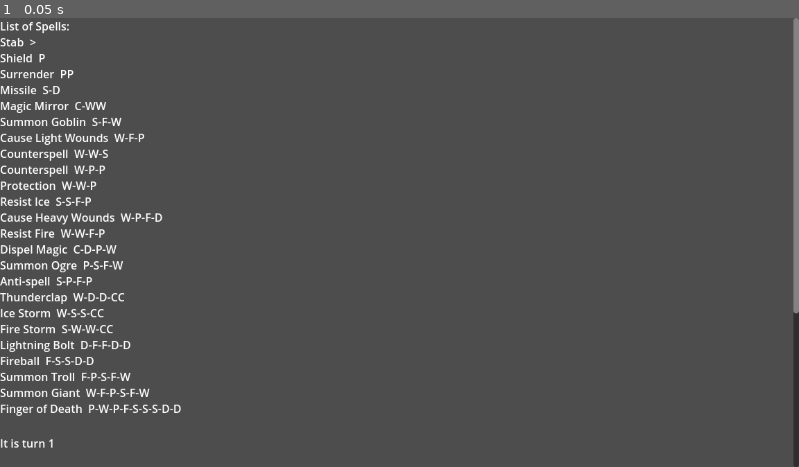
Above: before the commit, frame 1.
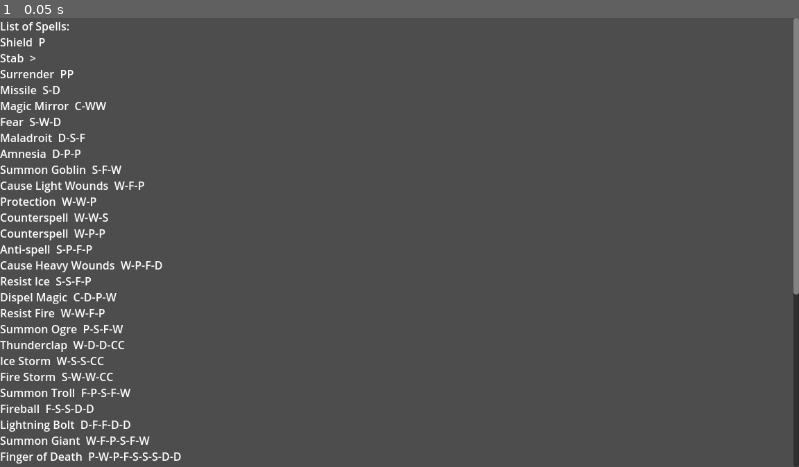
Above: after the commit, the same moment.

Repository: snhumphr/Wizard-Duels
Game: Godot game, scene res://game.tscn
The game is run twice, just before and just after one commit, with the same random seed, the same clock (stepped at 60 frames per second) and the same inputs.
Inputs:
- Up to frame 1 (0.05 s): no input

The runs differ from the first frame. In frame 1, 4.0% of the frame differs, in the area x 0-100%, y 4-100%.

Commit message:
Added the three basic hexes(so far unimplemented) and made it so that a hexed monster can't attack

Diff:
--- a/Game.gd
+++ b/Game.gd
@@ -420,8 +420,15 @@
 				for effect in target.effects:
 					if effect[0].shield:
 						shield = true
-				#TODO: make it so that a hexed monster also fails to attack
-				if shield:
+
+				var hexed = false
+				for effect in entity.effects:
+					if effect[0].hex:
+						hexed = true
+
+				if hexed:
+					turnLogQueue.append(entity.name + " tries to attack " + target_name + ", but " + entity.pronouns[2] + "  hex prevents " + entity.pronouns[1])
+				elif shield:
 					turnLogQueue.append(entity.name + " attacks " + target_name + ", but " + target.pronouns[2] + " shield protects " + target.pronouns[1] + "!")
 				else:
 					turnLogQueue.append(entity.name + " attacks " + target_name + " for "+ str(entity.max_hp) + " damage.")
--- /dev/null
+++ b/resources/effects/amnesia.tres
@@ -0,0 +1,28 @@
+[gd_resource type="Resource" script_class="Effect" load_steps=2 format=3 uid="uid://c68qn2fbe3v45"]
+
+[ext_resource type="Script" path="res://effect.gd" id="1_mjqg6"]
+
+[resource]
+script = ExtResource("1_mjqg6")
+name = "Amnesia"
+is_silent = false
+permanent = false
+shield = false
+counterspell = false
+reflect = false
+fire_res = false
+cold_res = false
+invisibility = false
+surrender = false
+fatal = false
+curable = 0
+hex = true
+dispellable = true
+unstable = false
+anti_spell = false
+charm_person = false
+charm_monster = false
+fear = false
+paralysis = false
+maladroit = false
+amnesia = true
--- /dev/null
+++ b/resources/effects/fear.tres
@@ -0,0 +1,28 @@
+[gd_resource type="Resource" script_class="Effect" load_steps=2 format=3 uid="uid://d1af758y23i0n"]
+
+[ext_resource type="Script" path="res://effect.gd" id="1_ct65h"]
+
+[resource]
+script = ExtResource("1_ct65h")
+name = "Fear"
+is_silent = false
+permanent = false
+shield = false
+counterspell = false
+reflect = false
+fire_res = false
+cold_res = false
+invisibility = false
+surrender = false
+fatal = false
+curable = 0
+hex = true
+dispellable = true
+unstable = false
+anti_spell = false
+charm_person = false
+charm_monster = false
+fear = true
+paralysis = false
+maladroit = false
+amnesia = false
--- /dev/null
+++ b/resources/effects/maladroit.tres
@@ -0,0 +1,28 @@
+[gd_resource type="Resource" script_class="Effect" load_steps=2 format=3 uid="uid://ciqh5so10qx8c"]
+
+[ext_resource type="Script" path="res://effect.gd" id="1_d7win"]
+
+[resource]
+script = ExtResource("1_d7win")
+name = "Maladroit"
+is_silent = false
+permanent = false
+shield = false
+counterspell = false
+reflect = false
+fire_res = false
+cold_res = false
+invisibility = false
+surrender = false
+fatal = false
+curable = 0
+hex = true
+dispellable = true
+unstable = false
+anti_spell = false
+charm_person = false
+charm_monster = false
+fear = false
+paralysis = false
+maladroit = true
+amnesia = false
--- /dev/null
+++ b/resources/spells/enchantments/debuffs/amnesia.tres
@@ -0,0 +1,32 @@
+[gd_resource type="Resource" script_class="Spell" load_steps=2 format=3 uid="uid://hfx1pt7k7dvx"]
+
+[ext_resource type="Script" path="res://spells.gd" id="1_qjxb8"]
+
+[resource]
+resource_name = "Shield"
+script = ExtResource("1_qjxb8")
+name = "Amnesia"
+gestures = PackedStringArray("D", "P", "P")
+id = 0
+is_spell = true
+is_silent = false
+once_per_turn = false
+once_per_wizard = false
+once_per_duel = false
+mandatory = false
+hex = true
+fire_spell = false
+ice_spell = false
+dispellable = true
+counterable = true
+reflectable = true
+targetable = true
+blockable = false
+hostile = true
+requires_target = false
+can_target_corpses = false
+always_targets_self = false
+permanency_valid = true
+effect = 3
+effect_name = "Amnesia"
+intensity = 2
--- /dev/null
+++ b/resources/spells/enchantments/debuffs/fear.tres
@@ -0,0 +1,32 @@
+[gd_resource type="Resource" script_class="Spell" load_steps=2 format=3 uid="uid://dolhcdm8bjsjj"]
+
+[ext_resource type="Script" path="res://spells.gd" id="1_srqdh"]
+
+[resource]
+resource_name = "Shield"
+script = ExtResource("1_srqdh")
+name = "Fear"
+gestures = PackedStringArray("S", "W", "D")
+id = 0
+is_spell = true
+is_silent = false
+once_per_turn = false
+once_per_wizard = false
+once_per_duel = false
+mandatory = false
+hex = true
+fire_spell = false
+ice_spell = false
+dispellable = true
+counterable = true
+reflectable = true
+targetable = true
+blockable = false
+hostile = true
+requires_target = false
+can_target_corpses = false
+always_targets_self = false
+permanency_valid = true
+effect = 3
+effect_name = "Fear"
+intensity = 2
--- /dev/null
+++ b/resources/spells/enchantments/debuffs/maladroit.tres
@@ -0,0 +1,32 @@
+[gd_resource type="Resource" script_class="Spell" load_steps=2 format=3 uid="uid://bylokaeiiqllv"]
+
+[ext_resource type="Script" path="res://spells.gd" id="1_airio"]
+
+[resource]
+resource_name = "Shield"
+script = ExtResource("1_airio")
+name = "Maladroit"
+gestures = PackedStringArray("D", "S", "F")
+id = 0
+is_spell = true
+is_silent = false
+once_per_turn = false
+once_per_wizard = false
+once_per_duel = false
+mandatory = false
+hex = true
+fire_spell = false
+ice_spell = false
+dispellable = true
+counterable = true
+reflectable = true
+targetable = true
+blockable = false
+hostile = true
+requires_target = false
+can_target_corpses = false
+always_targets_self = false
+permanency_valid = true
+effect = 3
+effect_name = "Maladroit"
+intensity = 2
